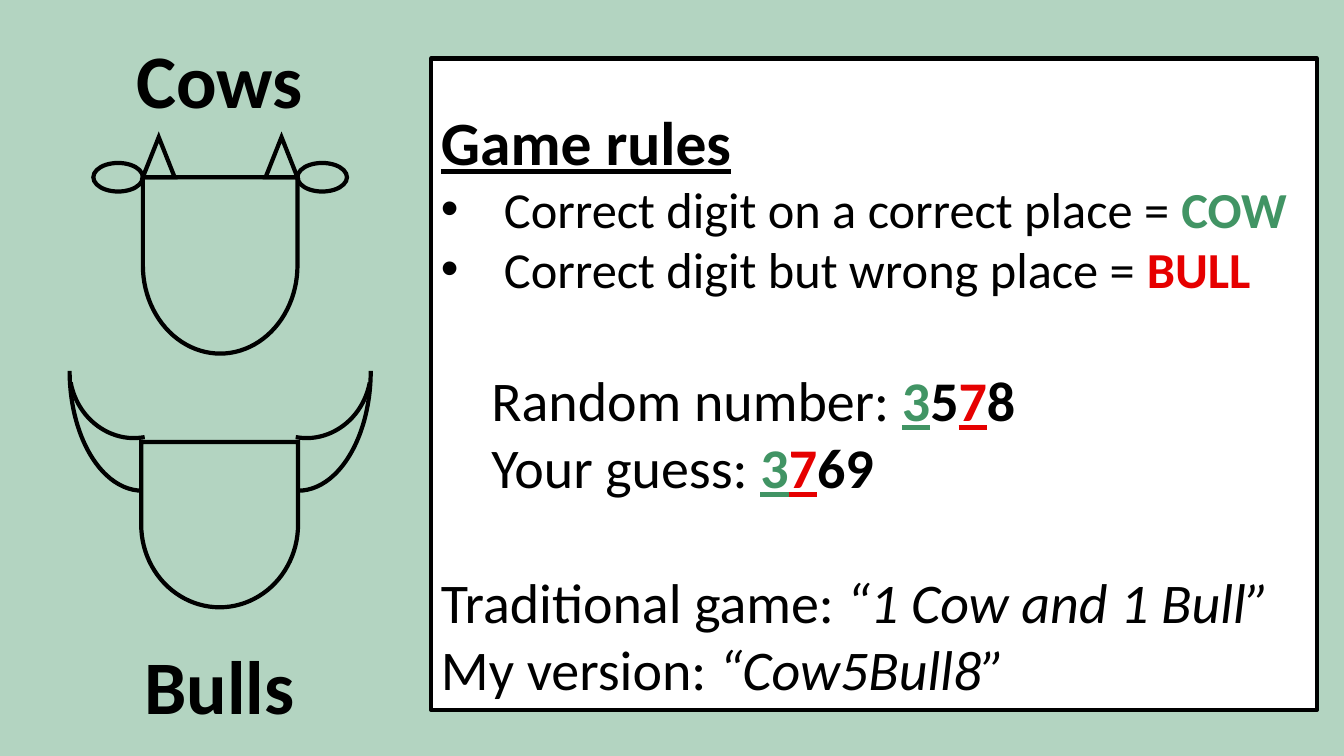
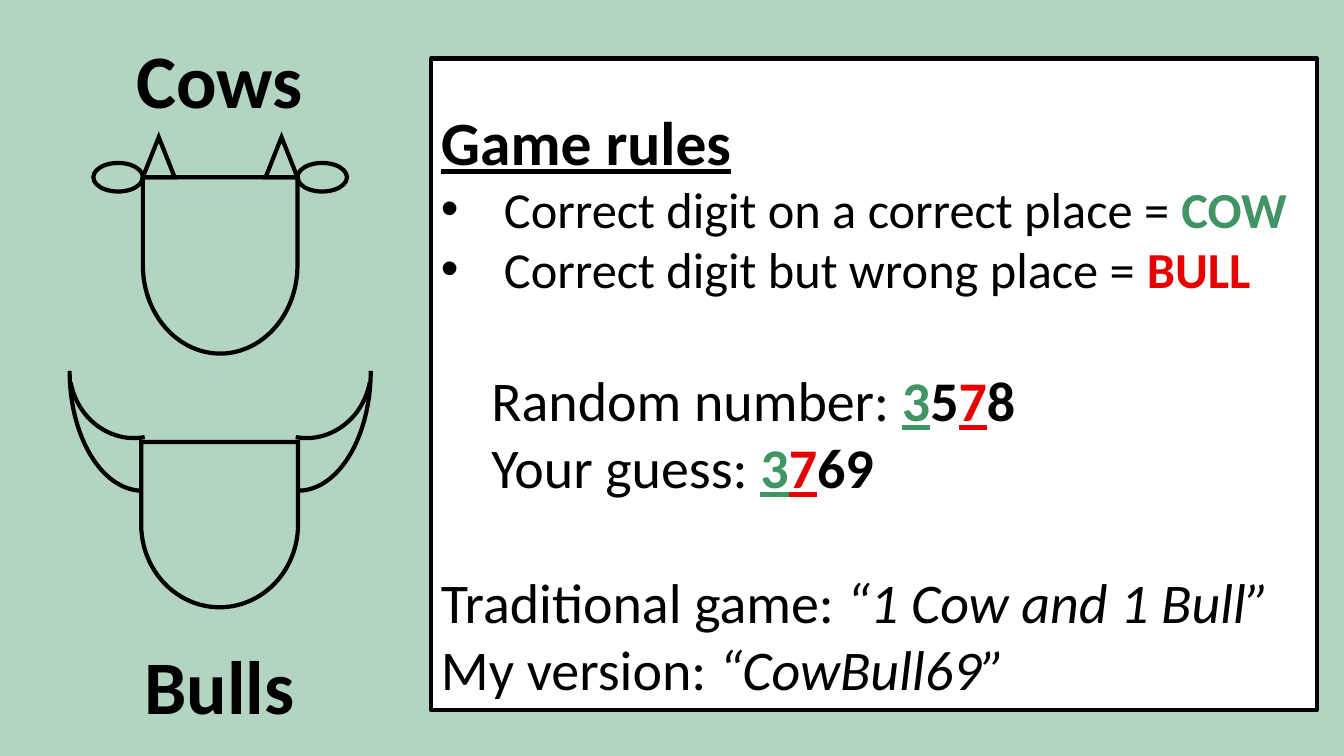
Before and after one commit to green-fox-academy/csibivili, a slide deck: slide 2 of week-04/demo_presentation_9_29_2017.pptx. Drawn at 1344x756 pixels with LibreOffice and Linux fonts; fonts in the diff are those of the drawing. Boxes give left, top, right and bottom in pixels: in the first picture for what was removed or moved away, otherwise in the second. Text is boxed around its words. In the diff, an @@ line names an element or a change of style, - is before the commit and + after.

```diff
--- a/week-04/demo_presentation_9_29_2017.pptx
+++ b/week-04/demo_presentation_9_29_2017.pptx
@@ text in rectangle at [441, 650, 1005, 699]: text changed @@
-My version: “Cow5Bull8”
+My version: “CowBull69”
```
Also in this commit, not shown: 3 other slides changed, 1 slide added, 1 slide removed, 13 other files.
